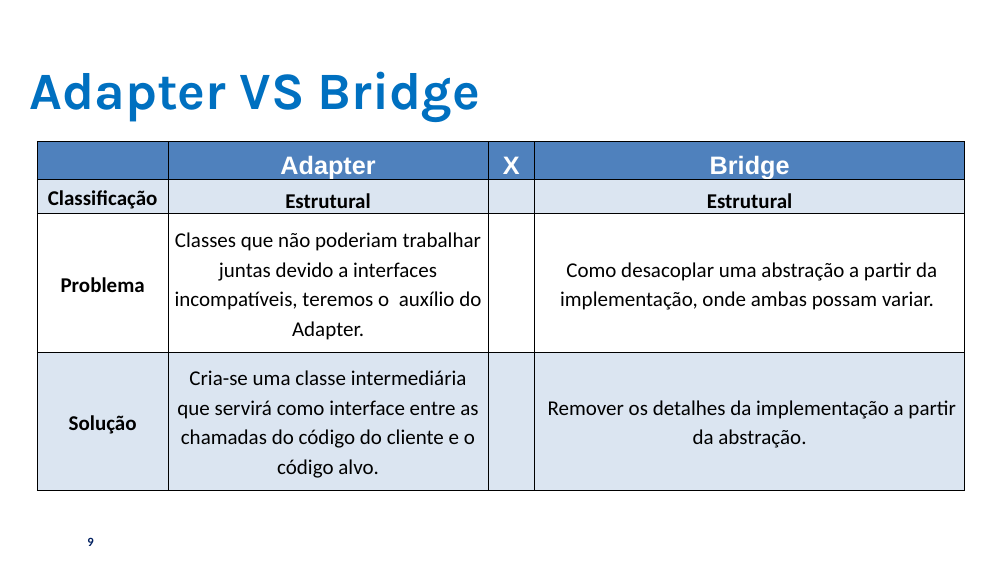
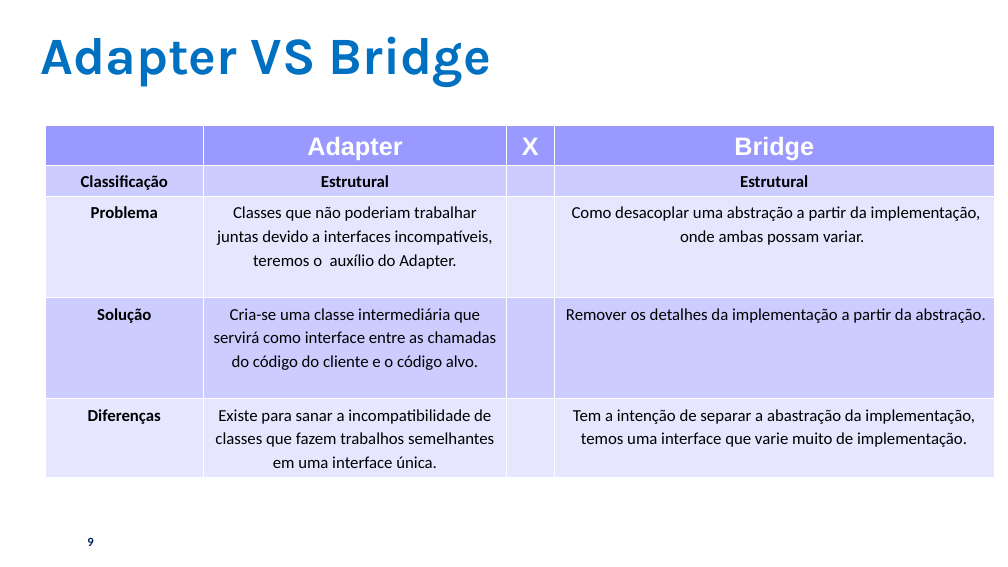
Before and after one commit to wmacibnc/dojo-dp-adapter-bridge, a slide deck: slide 9 of Dojo_Design_Adapter_vs_Bridge_Stefanini.pptx. Drawn at 1008x567 pixels with LibreOffice and Linux fonts; fonts in the diff are those of the drawing; background and template pictures are left out. Boxes give left, top, right and bottom in pixels: in the first picture for what was removed or moved away, otherwise in the second. Text is boxed around its words. In the diff, an @@ line names an element or a change of style, - is before the commit and + after.

```diff
--- a/Dojo_Design_Adapter_vs_Bridge_Stefanini.pptx
+++ b/Dojo_Design_Adapter_vs_Bridge_Stefanini.pptx
@@ free "Adapter VS Bridge": place and size @@
-free "Adapter VS Bridge" at [26, 53, 876, 123]
+free "Adapter VS Bridge" at [36, 18, 886, 88]
@@ table at [45, 125, 994, 472] @@
+row 5: Diferenças | Existe para sanar a incompatibilidade de classes que fazem trabalhos semelhantes em uma interface única. |  | Tem a intenção de separar a abastração da implementação, temos uma interface que varie muito de implementação.
@@ table: place and size @@
-table at [37, 141, 965, 490]
+table at [45, 125, 994, 472]
```
Also in this commit, not shown: 8 other slides changed.
